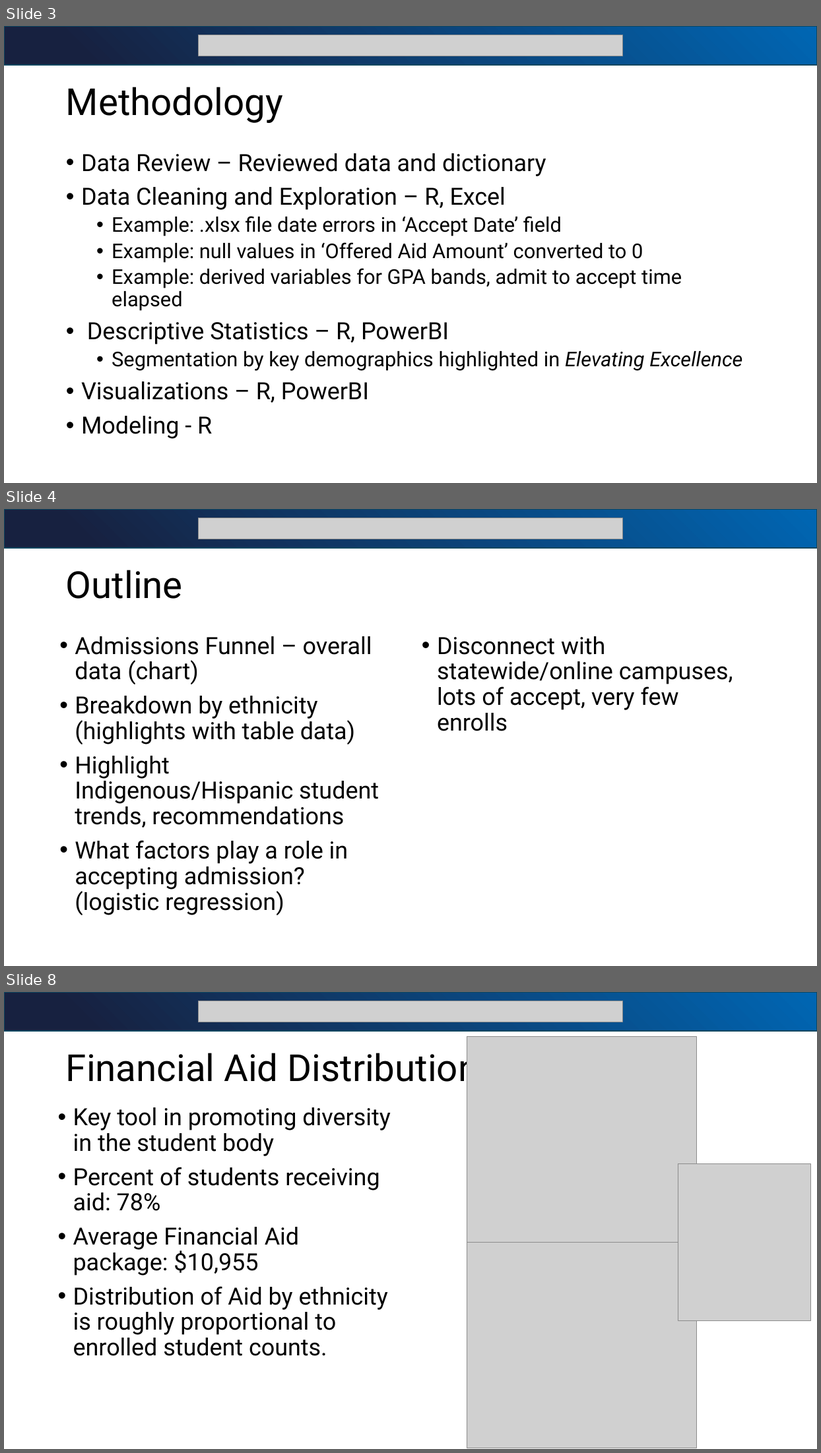
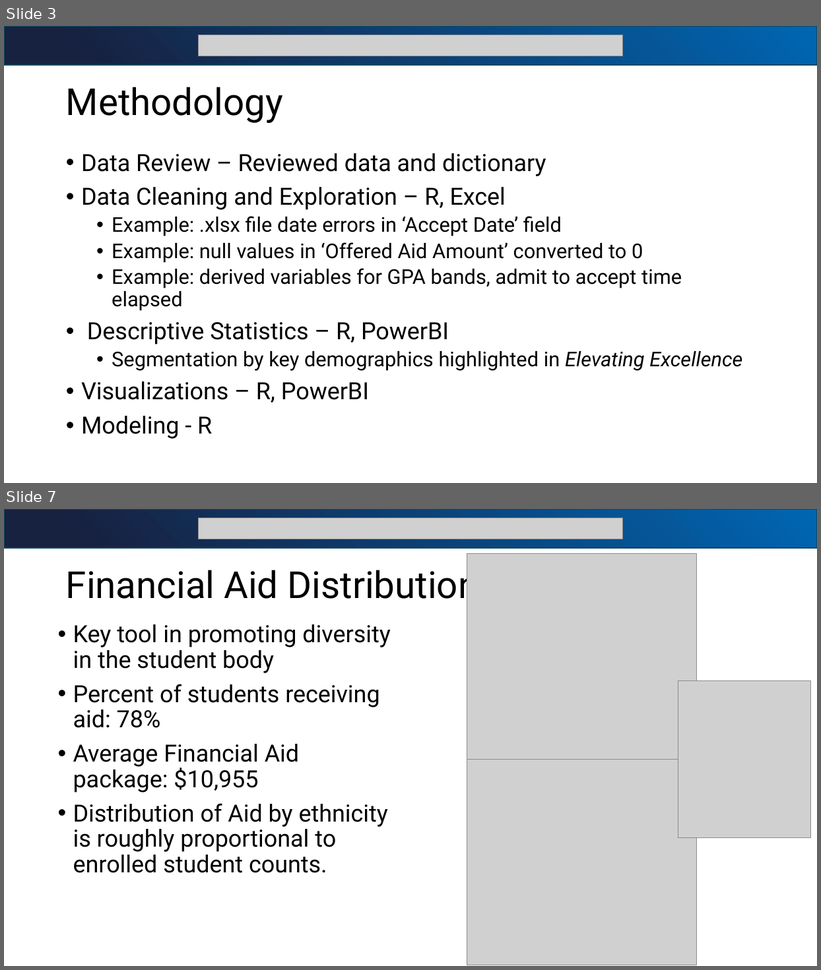
Before and after one commit to bjjefferies/bia_sr_sem_presentation, a slide deck: BIA_SEM_Presentation1.pptx. Shown one above the other, each under a label of ours: slides 3, 4 and 8 before the commit, slides 3 and 7 after it; the slides between them are not shown. The pictures are 821x1453 and 821x970 pixels, drawn with LibreOffice and Linux fonts; fonts in the diff are those of the drawing; grey boxes stand for pictures. Boxes give left, top, right and bottom in pixels: in the first picture for what was removed or moved away, otherwise in the second. Text is boxed around its words. In the diff, an @@ line names an element or a change of style, - is before the commit and + after.

```diff
--- a/BIA_SEM_Presentation1.pptx
+++ b/BIA_SEM_Presentation1.pptx
@@ slide 4 removed at box(4, 509, 817, 966), background #FFFFFF @@
@@ rectangle removed at box(4, 509, 817, 547) @@
@@ picture removed at box(199, 518, 623, 539) @@
@@ title removed at box(66, 570, 183, 599) @@
-Outline
@@ text removed at box(75, 636, 379, 916) @@
-• Admissions Funnel – overall data (chart)
-• Breakdown by ethnicity (highlights with table data)
-• Highlight Indigenous/Hispanic student trends, recommendations
-• What factors play a role in accepting admission? (logistic regression)
@@ text removed at box(437, 636, 733, 731) @@
-• Disconnect with statewide/online campuses, lots of accept, very few enrolls
@@ what was slide 8 is now slide 7 @@
```
Also in this commit, not shown: 7 slides changed, 4 slides added, 3 other slides removed, 5 other files.
